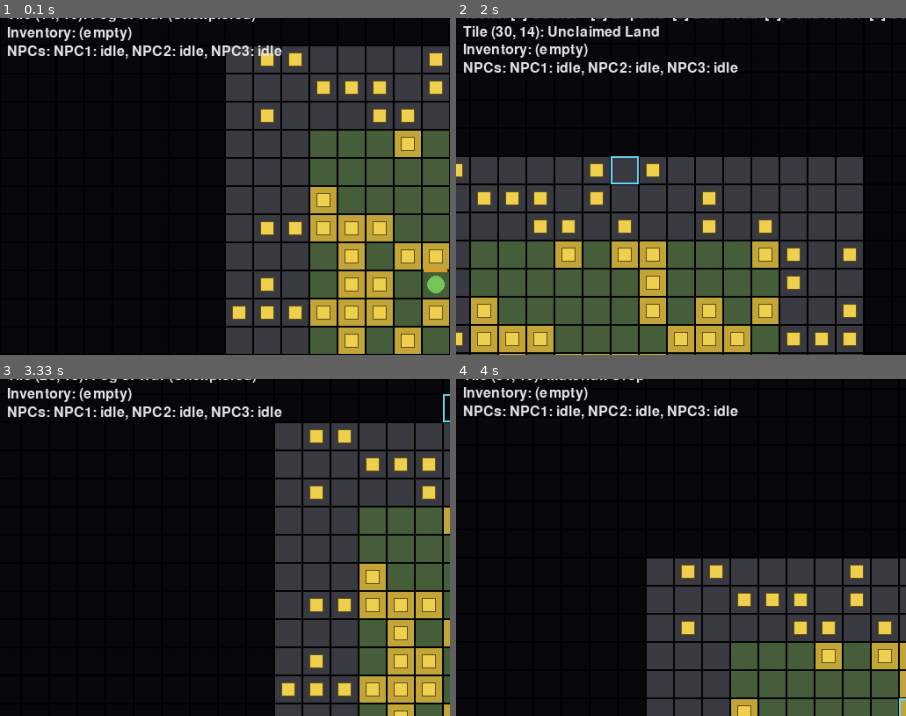
Above: before the commit, frames 1-4 (two rows, left to right).
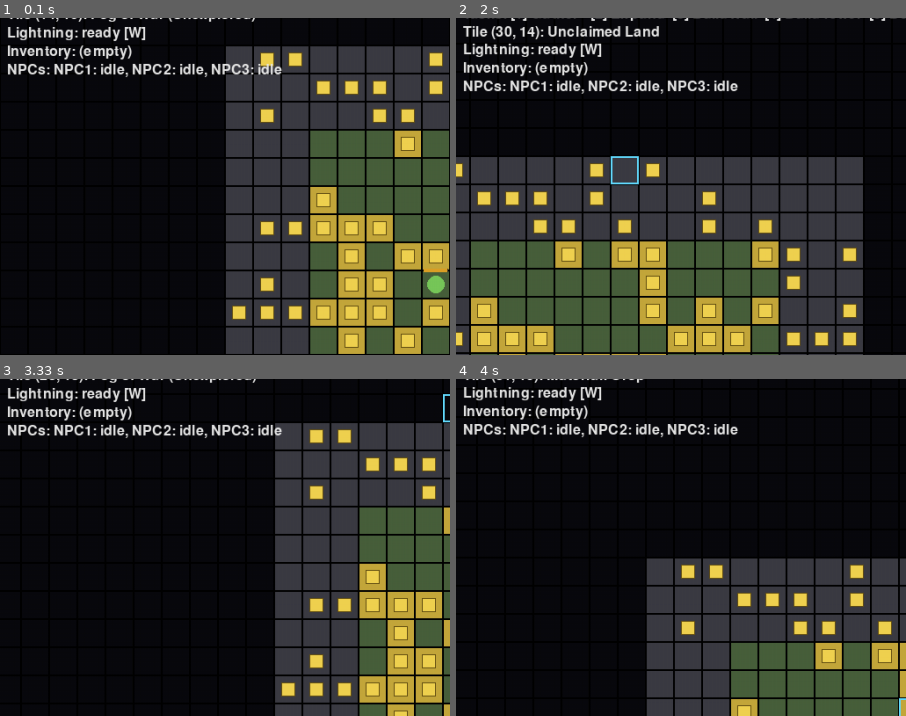
Above: after the commit, the same moments.

Repository: MiohitoKiri5474/PyGame-Final
Game: pygame game, started from src/main.py
Two runs of this game, one before a commit and one after it. Both use one fixed random seed, a clock stepped at 60 frames per second and the inputs below.
Inputs (mouse positions are % of the whole screen's width and height, from its top left):
- Up to frame 1 (0.1 s): no input
- Up to frame 2 (2 s): hold D 0.33-0.8 s; move the mouse to (46, 54) at 0.37 s; hold W 0.83-1.13 s; move the mouse to (82, 47) at 0.87 s; tap Space at 0.9, 1.57, 1.87 s; click (8, 15) at 1.22 s, where only the run after the commit has a clickable "Lightning: ready [W]"; hold D 1.5-1.97 s; move the mouse to (19, 35) at 1.53 s
- Up to frame 3 (3.33 s): hold A 2-2.53 s; move the mouse to (65, 15) at 2.03 s; tap Space at 2.07, 2.37, 2.63, 2.97, 3.27 s; tap 2 at 2.15 s; hold S 2.57-2.87 s; move the mouse to (62, 59) at 2.6 s; tap 3 at 2.72 s; hold A 2.9-3.3 s; move the mouse to (52, 16) at 2.93 s
- Up to frame 4 (4 s): hold W 3.33-3.7 s; move the mouse to (14, 47) at 3.37 s; tap Space at 3.4, 3.8 s; tap 2 at 3.48 s; hold D from 3.73 s (still down); move the mouse to (51, 60) at 3.77 s; tap 3 at 3.88 s
The pictures show only the part of the screen within x 0-50%, y 11-60%; the shares and areas given below are measured in that part.

The runs differ from the first frame. In frame 1, 3.2% of the frame differs, in the area x 1-63%, y 2-18%; in frame 2, 3.3%, in the area x 1-63%, y 7-23%; in frame 3, 3.3%; in frame 4, 3.3%.

Commit message:
feat: implement ticket 18 - magic framework + Lightning spell
Colony-wide spell casting: W casts Lightning if off-cooldown, at
least one living Mage exists, and at least one monster exists -
silent no-op otherwise, no error, no wasted cooldown. Auto-targets
the nearest monster to territory (reuses monster.py's existing
nearest_claimed_tile rather than a new grid scan), 20s cooldown.

Spellbook (cooldowns dict + transient VFX flash state) lives on
world.spellbook, not Game - extensions.register_tick callbacks only
receive (world, dt), so cooldown state has to be reachable from world
to tick via that hook. magic.py self-registers its tick and HUD line;
render_magic.py is the separate pygame-coupled VFX overlay, keeping
magic.py itself pygame-free. save.py round-trips the cooldown dict;
flash VFX state is deliberately not persisted (same "cosmetic state
resets on load" call as camera/selection/pause from ticket 11).

Known, documented, non-blocking UX quirk: W collides with the
existing camera-pan-up key-state check (continuous, separate
mechanism from this ticket's one-shot KEYDOWN handler) - holding W to
pan also fires a cast attempt on the initial press, silently gated by
cooldown/no-Mage/no-monster like any other no-op cast. Noted in the
ticket doc rather than rebinding an already-established control for a
minor conflict.

Self-reviewed in detail (import cycles, once-only registration
semantics via module caching, cast-gating order, save/load round-trip)
since the automated /code-review agent hit this session's usage limit
twice in a row and couldn't complete - noting that here rather than
silently skipping verification.

Disclosure: Based on Claude Code generated output.

Diff:
--- a/src/constants.py
+++ b/src/constants.py
@@ -146,3 +146,9 @@
     "berries": 0.02,
     "raw_stone": 0.02,
 }
+
+# --- Magic framework + Lightning (ticket 18) ---
+LIGHTNING_DAMAGE = 35
+LIGHTNING_COOLDOWN = 20.0
+MAGIC_FLASH_DURATION = 0.3
+COLOR_LIGHTNING_FLASH = (255, 255, 120)
--- a/src/game.py
+++ b/src/game.py
@@ -42,6 +42,7 @@
 from day_night import DayNightCycle, DAY, NIGHT
 from coords import tile_at, tile_center
 from game_over import GameOverState
+from magic import cast_lightning
 from nest import NestManager, create_initial_nests
 from npc import NPC
 from monster import spawn_monster
@@ -125,6 +126,14 @@
                     self._cycle_selected_task_type()
                 elif event.key == pygame.K_p:
                     self.priority_ui.toggle()
+                elif event.key == pygame.K_w:
+                    # Collides with W-pans-camera-up (continuous key-state
+                    # check below, separate from this one-shot keydown) -
+                    # accidental cast attempts while panning are silently
+                    # gated by cooldown/no-Mage/no-monster, same as any
+                    # other no-op cast; arrow keys pan without the overlap.
+                    if not self.paused:  # casting affects sim state, stays frozen with everything else
+                        cast_lightning(self.world, self.monsters)
                 elif event.key in (
                     pygame.K_1, pygame.K_2, pygame.K_3, pygame.K_4,
                     pygame.K_5, pygame.K_6, pygame.K_7, pygame.K_8, pygame.K_9,
--- /dev/null
+++ b/src/magic.py
@@ -0,0 +1,92 @@
+from __future__ import annotations
+
+from typing import TYPE_CHECKING
+
+from constants import LIGHTNING_COOLDOWN, LIGHTNING_DAMAGE, MAGIC_FLASH_DURATION, ROLE_MAGE
+from coords import tile_at
+from extensions import register_hud_line, register_tick
+from monster import nearest_claimed_tile
+
+if TYPE_CHECKING:
+    from world import World
+    from monster import Monster
+
+
+class Spellbook:
+    """Colony-wide spell cooldowns - one shared timer per spell, not
+    per-Mage. Lives on World (not Game) so extensions.register_tick, which
+    only receives (world, dt), can tick it down."""
+
+    def __init__(self, cooldowns: dict[str, float] | None = None):
+        self.cooldowns: dict[str, float] = dict(cooldowns) if cooldowns else {}
+        self.flash_position: tuple[float, float] | None = None
+        self.flash_timer: float = 0.0
+
+    def remaining(self, spell: str) -> float:
+        return self.cooldowns.get(spell, 0.0)
+
+    def is_ready(self, spell: str) -> bool:
+        return self.remaining(spell) <= 0.0
+
+    def start_cooldown(self, spell: str, seconds: float) -> None:
+        self.cooldowns[spell] = seconds
+
+    def trigger_flash(self, position: tuple[float, float], duration: float) -> None:
+        self.flash_position = position
+        self.flash_timer = duration
+
+    def tick(self, dt: float) -> None:
+        for spell in list(self.cooldowns):
+            self.cooldowns[spell] = max(0.0, self.cooldowns[spell] - dt)
+        if self.flash_timer > 0:
+            self.flash_timer = max(0.0, self.flash_timer - dt)
+
+
+def nearest_monster_to_territory(world: "World", monsters: list["Monster"]) -> "Monster | None":
+    best, best_dist = None, None
+    for monster in monsters:
+        tile = tile_at(monster.x, monster.y)
+        target = nearest_claimed_tile(world.grid, tile)
+        if target is None:
+            continue
+        dist = abs(tile[0] - target[0]) + abs(tile[1] - target[1])
+        if best_dist is None or dist < best_dist:
+            best, best_dist = monster, dist
+    return best
+
+
+def _has_living_mage(world: "World") -> bool:
+    return any(npc.role == ROLE_MAGE and not npc.is_dead for npc in world.npcs)
+
+
+def cast_lightning(world: "World", monsters: list["Monster"]) -> bool:
+    """Colony-wide cast: castable whenever off-cooldown and a living Mage
+    exists, regardless of that Mage's position - auto-targets the nearest
+    monster to territory. Silent no-op (no wasted cooldown) otherwise."""
+    if not world.spellbook.is_ready("Lightning"):
+        return False
+    if not _has_living_mage(world):
+        return False
+    target = nearest_monster_to_territory(world, monsters)
+    if target is None:
+        return False
+
+    target.health -= LIGHTNING_DAMAGE
+    world.spellbook.start_cooldown("Lightning", LIGHTNING_COOLDOWN)
+    world.spellbook.trigger_flash((target.x, target.y), MAGIC_FLASH_DURATION)
+    return True
+
+
+def _tick_magic(world: "World", dt: float) -> None:
+    world.spellbook.tick(dt)
+
+
+def _magic_hud_line(world: "World") -> str:
+    remaining = world.spellbook.remaining("Lightning")
+    if remaining <= 0:
+        return "Lightning: ready [W]"
+    return f"Lightning: {remaining:.0f}s [W]"
+
+
+register_tick(_tick_magic)
+register_hud_line(_magic_hud_line)
--- a/src/plugins.py
+++ b/src/plugins.py
@@ -9,3 +9,5 @@
 import build_task  # noqa: F401
 import render_buildings  # noqa: F401
 import destroy_task  # noqa: F401
+import magic  # noqa: F401
+import render_magic  # noqa: F401
--- /dev/null
+++ b/src/render_magic.py
@@ -0,0 +1,17 @@
+import pygame
+
+from constants import COLOR_LIGHTNING_FLASH
+from extensions import register_overlay
+
+
+def draw_magic_fx(surface: pygame.Surface, world, camera) -> None:
+    spellbook = world.spellbook
+    if spellbook.flash_timer <= 0 or spellbook.flash_position is None:
+        return
+    x, y = spellbook.flash_position
+    screen_x = int(x - camera.x)
+    screen_y = int(y - camera.y)
+    pygame.draw.circle(surface, COLOR_LIGHTNING_FLASH, (screen_x, screen_y), 20, 3)
+
+
+register_overlay(draw_magic_fx)
--- a/src/save.py
+++ b/src/save.py
@@ -10,6 +10,7 @@
 from game_over import GameOverState
 from grid import Grid, Tile
 from inventory import Inventory
+from magic import Spellbook
 from monster import Monster
 from nest import Nest, NestManager
 from npc import NPC
@@ -59,6 +60,7 @@
         "monsters_killed_this_night": monsters_killed_this_night,
         "grid": _dump_grid(world.grid),
         "inventory": world.inventory.items(),
+        "spellbook_cooldowns": world.spellbook.cooldowns,
         "buildings": [
             {"type": b.type, "x": b.x, "y": b.y, "block": b.block, "attack": b.attack}
             for b in world.buildings
@@ -130,6 +132,7 @@
     world.inventory = Inventory()
     for resource, amount in data["inventory"].items():
         world.inventory.add(resource, amount)
+    world.spellbook = Spellbook(cooldowns=data.get("spellbook_cooldowns", {}))
     world.buildings = [
         Building(type=b["type"], x=b["x"], y=b["y"], block=b["block"], attack=b["attack"])
         for b in data["buildings"]
--- a/src/world.py
+++ b/src/world.py
@@ -4,6 +4,7 @@
 from coords import tile_center
 from grid import Grid
 from inventory import Inventory
+from magic import Spellbook
 from npc import NPC
 from task import TaskQueue
 
@@ -14,6 +15,7 @@
         self.inventory = Inventory()
         self.tasks = TaskQueue()
         self.buildings: list = []
+        self.spellbook = Spellbook()
 
         center_x, center_y = self.grid.width // 2, self.grid.height // 2
         # Round-robin over ROLES so the default 3-NPC start is exactly
--- /dev/null
+++ b/tests/test_magic.py
@@ -0,0 +1,99 @@
+from constants import LIGHTNING_COOLDOWN, LIGHTNING_DAMAGE, ROLE_MAGE
+from magic import Spellbook, cast_lightning, nearest_monster_to_territory
+from monster import Monster
+from npc import NPC
+from world import World
+
+
+def test_spellbook_starts_ready():
+    book = Spellbook()
+    assert book.is_ready("Lightning")
+    assert book.remaining("Lightning") == 0.0
+
+
+def test_spellbook_start_cooldown_then_not_ready():
+    book = Spellbook()
+    book.start_cooldown("Lightning", 20.0)
+    assert not book.is_ready("Lightning")
+    assert book.remaining("Lightning") == 20.0
+
+
+def test_spellbook_tick_counts_down_and_becomes_ready_at_zero():
+    book = Spellbook()
+    book.start_cooldown("Lightning", 5.0)
+    book.tick(3.0)
+    assert book.remaining("Lightning") == 2.0
+    assert not book.is_ready("Lightning")
+    book.tick(2.0)
+    assert book.is_ready("Lightning")
+
+
+def test_spellbook_tick_never_goes_negative():
+    book = Spellbook()
+    book.start_cooldown("Lightning", 1.0)
+    book.tick(100.0)
+    assert book.remaining("Lightning") == 0.0
+
+
+def test_nearest_monster_to_territory_picks_the_closer_one():
+    world = World(npc_count=0)
+    cx, cy = world.grid.width // 2, world.grid.height // 2
+    from coords import tile_center
+
+    near = Monster(*tile_center(cx + 6, cy))  # just outside claimed radius
+    far = Monster(*tile_center(0, 0))  # map corner, far from claimed territory
+    assert nearest_monster_to_territory(world, [far, near]) is near
+
+
+def test_nearest_monster_to_territory_returns_none_with_no_monsters():
+    world = World(npc_count=0)
+    assert nearest_monster_to_territory(world, []) is None
+
+
+def _world_with_mage():
+    world = World(npc_count=0)
+    world.npcs.append(NPC(0.0, 0.0, role=ROLE_MAGE))
+    return world
+
+
+def test_cast_lightning_fails_on_cooldown():
+    world = _world_with_mage()
+    monster = Monster(0.0, 0.0)
+    world.spellbook.start_cooldown("Lightning", 5.0)
+    assert cast_lightning(world, [monster]) is False
+    assert monster.health == monster.health  # unchanged (no assertion needed on exact value)
+
+
+def test_cast_lightning_fails_without_a_living_mage():
+    world = World(npc_count=0)  # no Mage
+    monster = Monster(0.0, 0.0)
+    assert cast_lightning(world, [monster]) is False
+
+
+def test_cast_lightning_fails_with_no_monsters():
+    world = _world_with_mage()
+    assert cast_lightning(world, []) is False
+
+
+def test_cast_lightning_succeeds_damages_nearest_and_starts_cooldown():
+    world = _world_with_mage()
+    from coords import tile_center
+
+    cx, cy = world.grid.width // 2, world.grid.height // 2
+    near = Monster(*tile_center(cx + 6, cy))
+    far = Monster(*tile_center(0, 0))
+    start_health = near.health
+
+    assert cast_lightning(world, [far, near]) is True
+    assert near.health == start_health - LIGHTNING_DAMAGE
+    assert far.health == far.health  # untouched
+    assert world.spellbook.remaining("Lightning") == LIGHTNING_COOLDOWN
+
+
+def test_cast_lightning_ignores_dead_mage():
+    world = World(npc_count=0)
+    dead_mage = NPC(0.0, 0.0, role=ROLE_MAGE)
+    dead_mage.kill()
+    world.npcs.append(dead_mage)
+    monster = Monster(0.0, 0.0)
+    assert cast_lightning(world, [monster]) is False
--- a/tests/test_save.py
+++ b/tests/test_save.py
@@ -18,6 +18,7 @@
     world.grid.get(6, 6).claimed = False
     world.inventory.add("crop", 7)
     world.buildings.append(Building(type="Wall", x=5, y=5, block=100, attack=0))
+    world.spellbook.start_cooldown("Lightning", 13.5)
 
     idle_task = world.tasks.add("Gather", (6, 6))
 
@@ -104,6 +105,7 @@
     assert loaded_monsters[0].health == 17
     assert l_points == 4
     assert l_killed == 3
+    assert loaded_world.spellbook.remaining("Lightning") == 13.5
 
 
 def test_round_trip_preserves_tuple_types_not_lists(tmp_path):
Not shown, changed: docs/tickets/expansion/part-2-combat-depth/18-magic-framework-lightning.md
